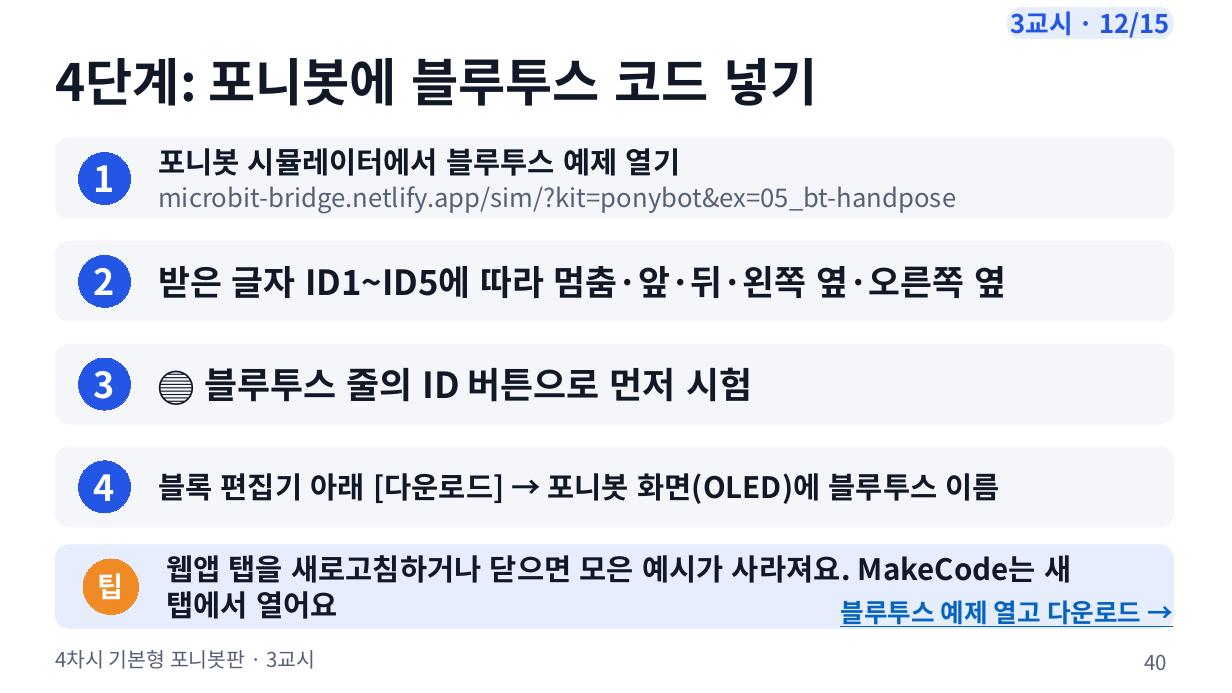
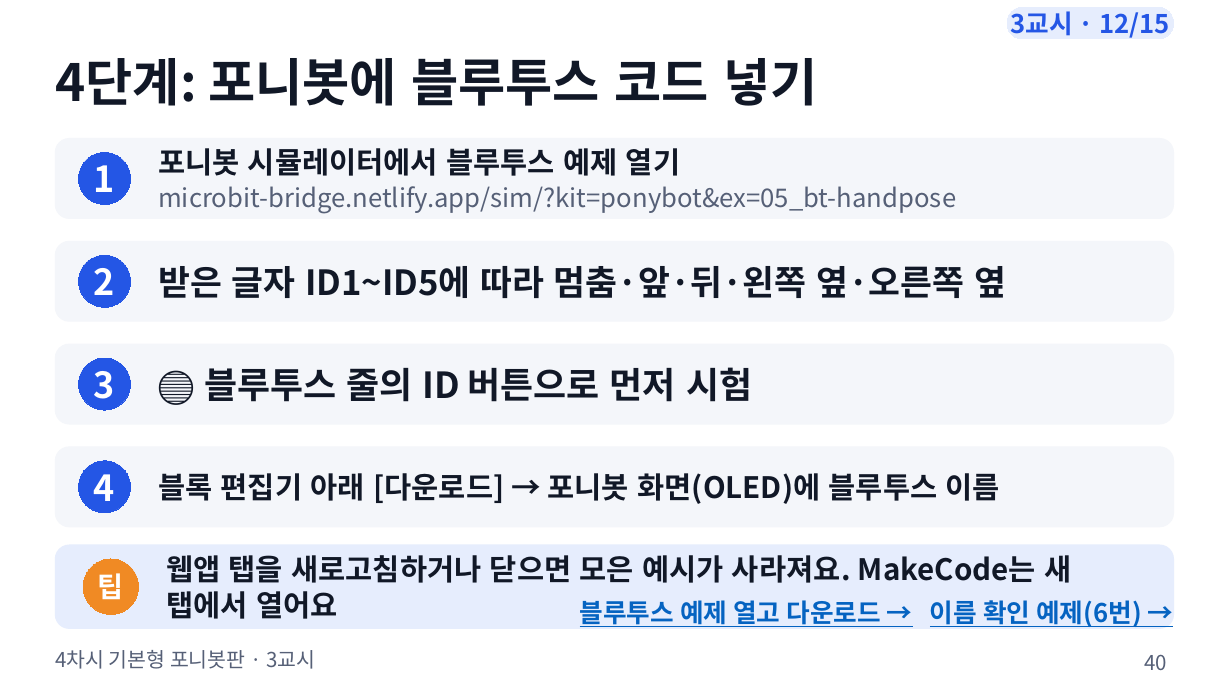
Before and after one commit to boundaryx01-uniquelife/microbit, a slide deck: slide 40 of bridge/ponybot/materials/포니봇_4차시_기본형/ponybot_4차시_수업슬라이드.pptx. Drawn at 1232x693 pixels with LibreOffice and Linux fonts; fonts in the diff are those of the drawing. Boxes give left, top, right and bottom in pixels: in the first picture for what was removed or moved away, otherwise in the second. Text is boxed around its words. In the diff, an @@ line names an element or a change of style, - is before the commit and + after.

```diff
--- a/bridge/ponybot/materials/포니봇_4차시_기본형/ponybot_4차시_수업슬라이드.pptx
+++ b/bridge/ponybot/materials/포니봇_4차시_기본형/ponybot_4차시_수업슬라이드.pptx
@@ text at <box>580,600,1142,627</box>: text changed @@
-블루투스 예제 열고 다운로드 →
+블루투스 예제 열고 다운로드 → 이름 확인 예제(6번) →
```
Also in this commit, not shown: 8 other files.
